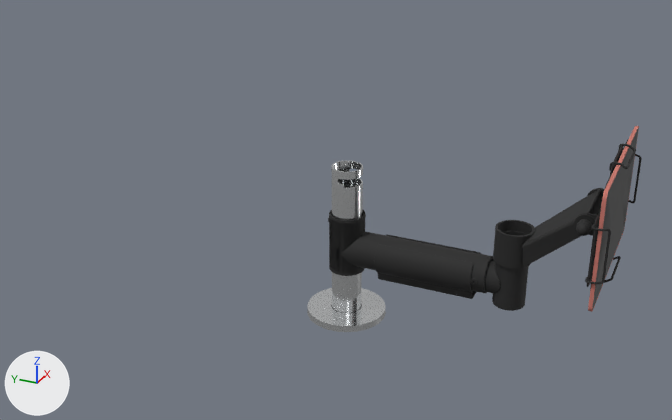
The glTF model projekt.glb: old version first, new version second.
The view is the same before and after, from a 50 mm lens placed at (-0.758, -1.369, 0.588), pointed at (0.218, -0.93, 0.1). The axes (+X, +Y, +Z) are drawn at lower left. The lights are the same throughout. The picture after the commit comes second. Where no turn or scale is listed for an object, it has been applied to the vertices.

Names of what the first picture shows: 'PL38_0008_A', 'PL38_0008_B', 'PL38_0008_C', 'PL38_0008_full_1', 'PL38_0008_full_2', 'PL38_0100__Flex_Arm_A', 'PL38_0100__Flex_Arm_B', 'PL38_0200'.
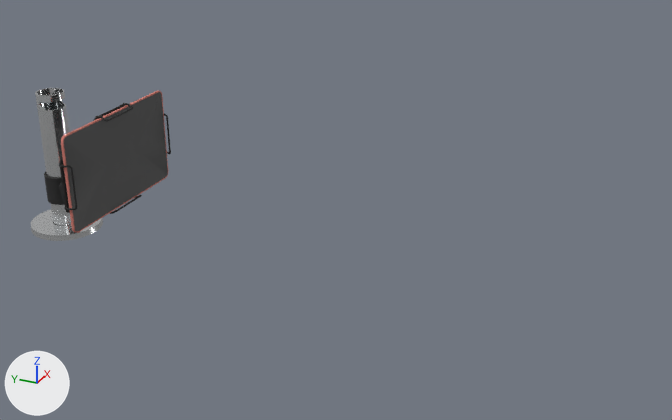
Where the change shows, as pixel boxes [x1, y1, x2, y2] in the pictures (672 x 420 px):
'PL38_0008_full_2', moved
    before: [592, 128, 639, 310]
    after: [64, 92, 168, 232]
'PL38_0200', moved
    before: [307, 161, 386, 332]
    after: [31, 88, 103, 241]
'PL38_0100__Flex_Arm_A', deleted (black)
    before: [328, 209, 493, 299]
'PL38_0008_A', moved
    before: [493, 189, 601, 268]
    after: [44, 172, 65, 205]
'PL38_0100__Flex_Arm_B', deleted (black)
    before: [485, 231, 529, 311]
'PL38_0008_C', moved
    before: [585, 140, 642, 289]
    after: [59, 103, 171, 214]
'PL38_0008_full_1', moved
    before: [588, 126, 639, 312]
    after: [61, 91, 168, 233]
'PL38_0008_B', recoloured, moved (not visible afterwards)
    before: [574, 188, 604, 236]

Edits to the bpy script that builds the scene:
```text
Change me_mesh_5:
    where me_mesh_5.from_pydata(...)  # 4048 vertices, 8092 faces; spans x -0.058..0.058, y -0.0153..0.0153, z -0.0236..0.0236
    remove me_mesh_5.materials.append(mat_material_5)  # black #262626
    add me_mesh_5.materials.append(mat_material_2)  # black #262626
Change ob_pl38_0200:
    ob_pl38_0200.location: (0.195, -0.955, 0.071) -> (0.195, -0.514, 0.107)
Remove ob_pl38_0100__flex_arm_a:
    ob_pl38_0100__flex_arm_a = bpy.data.objects.new('PL38_0100__Flex_Arm_A', me_mesh_1)
    ob_pl38_0100__flex_arm_a.location = (0.195, -1.034, 0.071)
Remove ob_pl38_0100__flex_arm_b:
    ob_pl38_0100__flex_arm_b = bpy.data.objects.new('PL38_0100__Flex_Arm_B', me_mesh_3)
    ob_pl38_0100__flex_arm_b.location = (0.195, -1.082, 0.075)
Change ob_pl38_0008_a:
    ob_pl38_0008_a.location: (0.195, -1.194, 0.135) -> (0.195, -0.545, 0.094)
Change ob_pl38_0008_b:
    ob_pl38_0008_b.location: (0.194, -1.248, 0.179) -> (0.194, -0.599, 0.138)
Change ob_pl38_0008_c:
    ob_pl38_0008_c.location: (0.194, -1.268, 0.169) -> (0.194, -0.619, 0.128)
Change ob_pl38_0008_full_1:
    ob_pl38_0008_full_1.location: (0.194, -1.268, 0.169) -> (0.194, -0.619, 0.128)
Change ob_pl38_0008_full_2:
    ob_pl38_0008_full_2.location: (0.194, -1.268, 0.169) -> (0.194, -0.619, 0.128)
```
